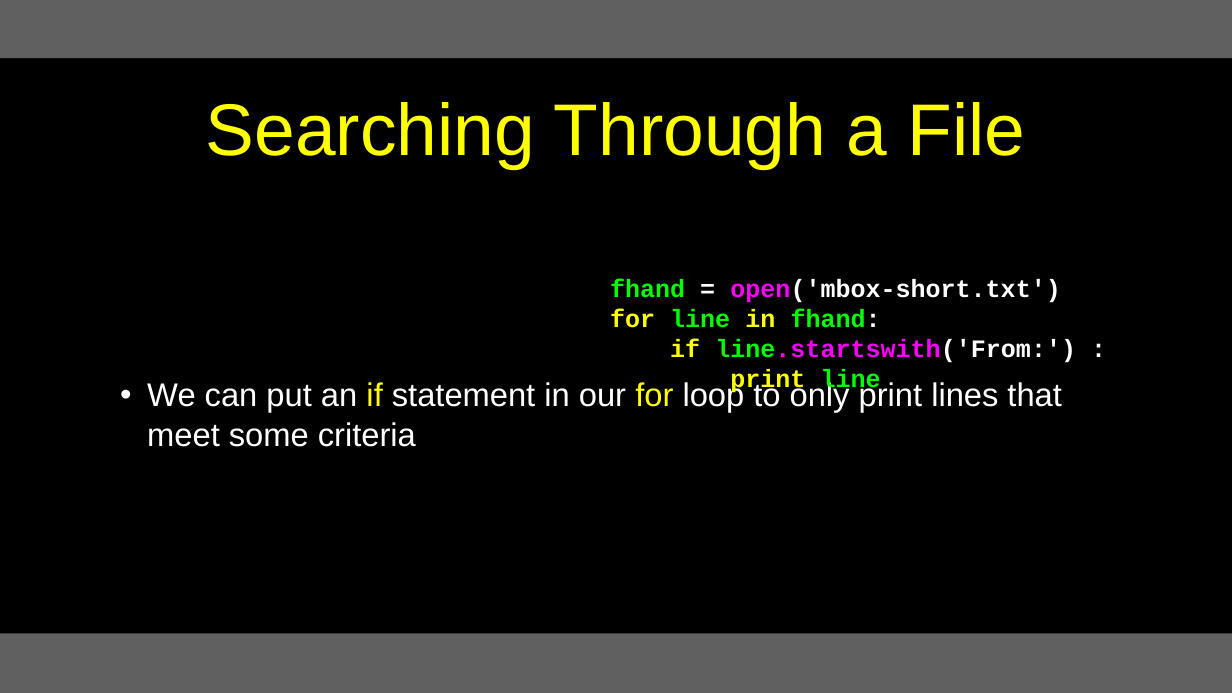
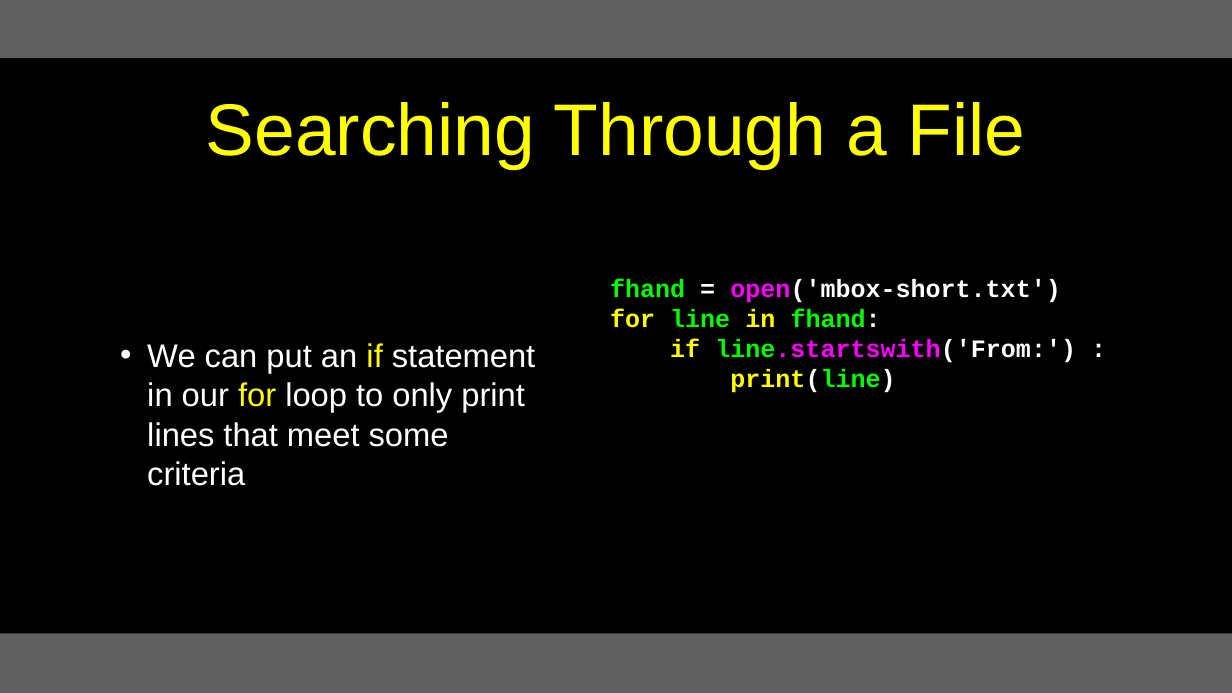
Before and after one commit to csev/py4e, a slide deck: slide 14 of lectures3/Pythonlearn-07-Files.pptx. Drawn at 1232x693 pixels with LibreOffice and Linux fonts; fonts in the diff are those of the drawing. Boxes give left, top, right and bottom in pixels: in the first picture for what was removed or moved away, otherwise in the second. Text is boxed around its words. In the diff, an @@ line names an element or a change of style, - is before the commit and + after.

```diff
--- a/lectures3/Pythonlearn-07-Files.pptx
+++ b/lectures3/Pythonlearn-07-Files.pptx
@@ text "We can put an if ..." rewrapped from bbox=[147, 380, 1061, 447] to bbox=[147, 343, 535, 486] @@
@@ text at bbox=[730, 369, 895, 393]: text changed @@
-print line
+print(line)
```
Also in this commit, not shown: 20 other slides changed.
